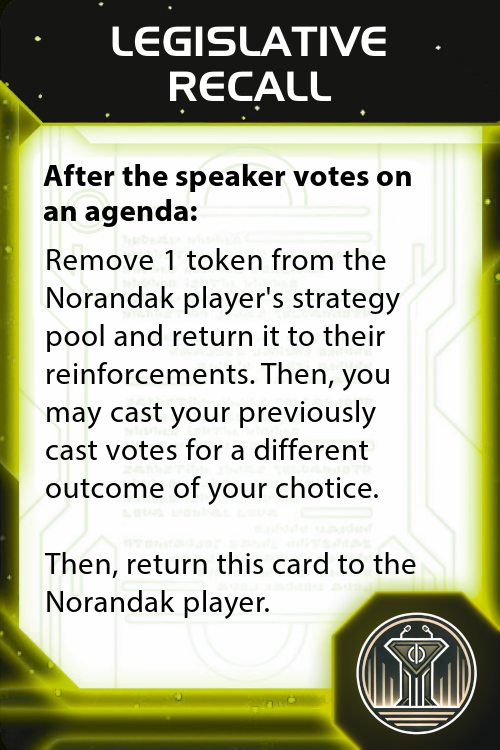
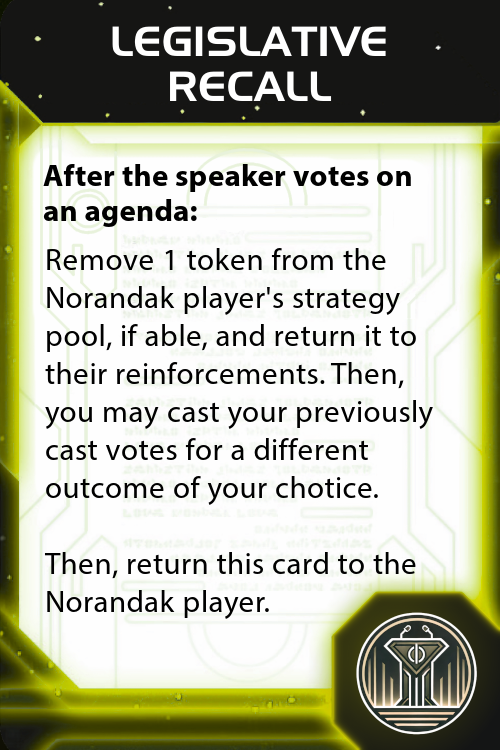
The second (500, 750) image is a revision of the first. Changes to its layers:
painted on "Remove 1 token from the Norand..." over [left=45, top=324, right=433, bottom=429]
